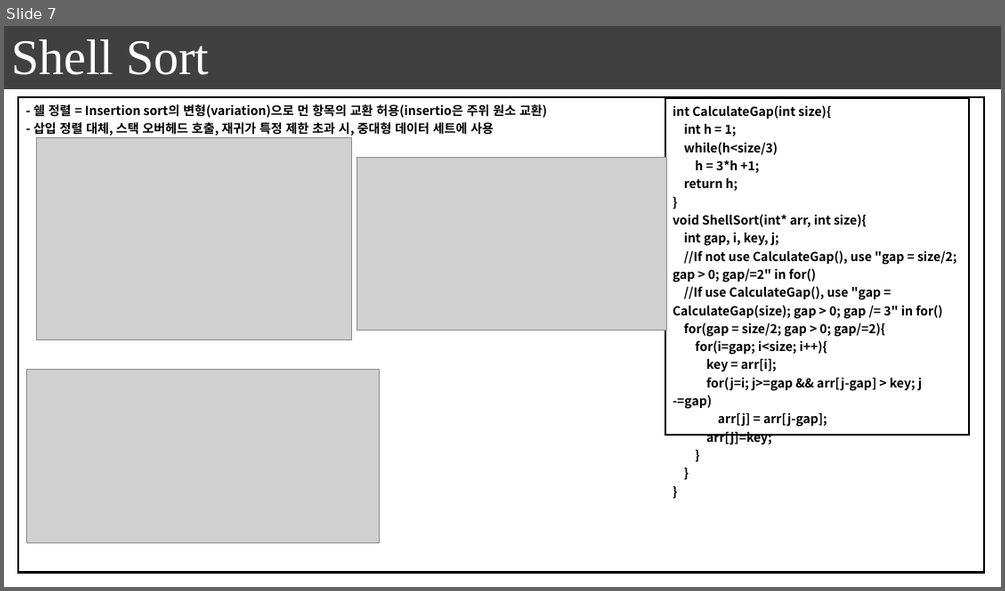
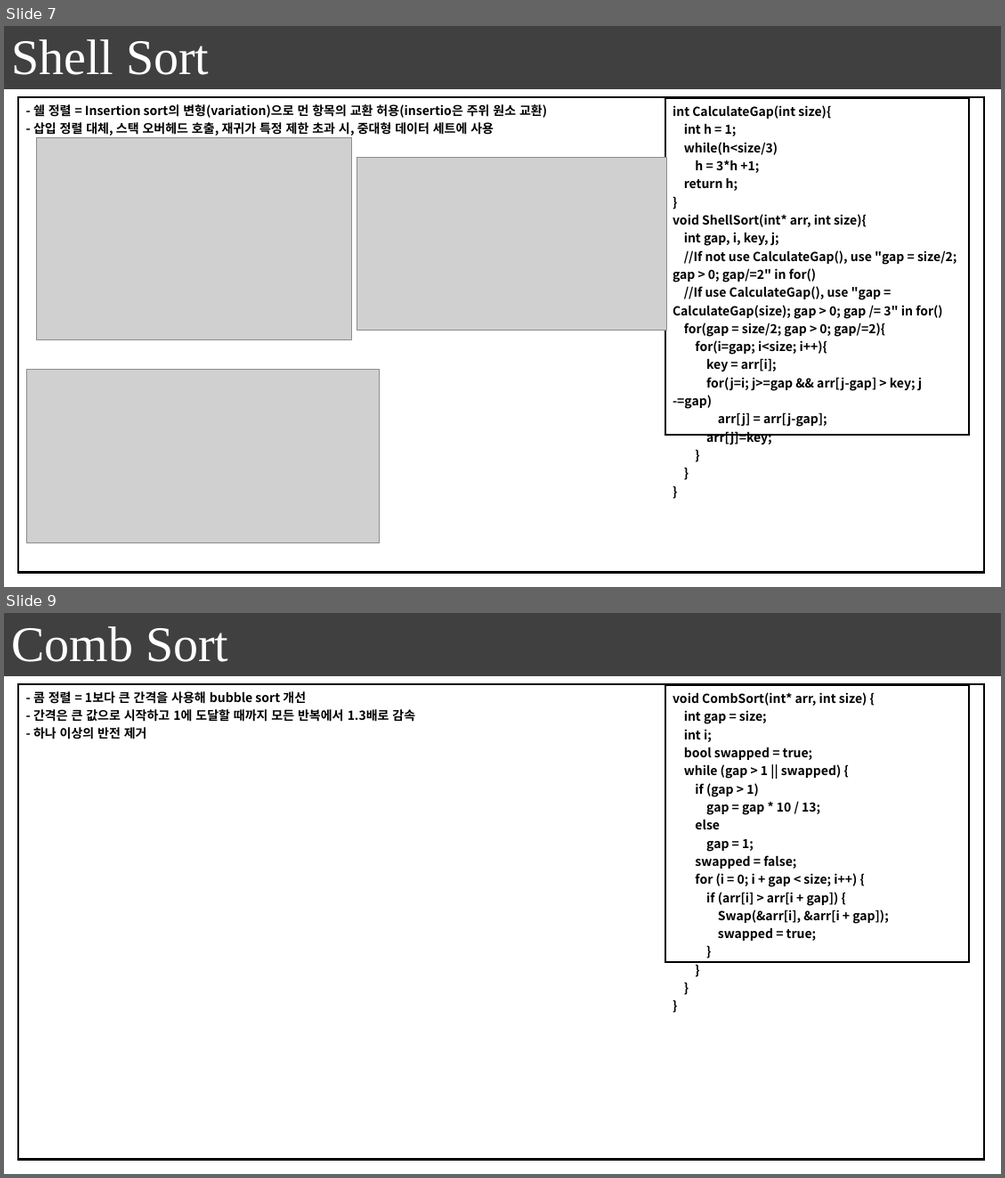
Before and after one commit to seonghokim/Study, a slide deck: Algorithm in c.pptx. Shown one above the other, each under a label of ours: slide 7 before the commit, slides 7 and 9 after it; the slides between them are not shown. The pictures are 1005x591 and 1005x1178 pixels, drawn with LibreOffice and Linux fonts; fonts in the diff are those of the drawing; grey boxes stand for pictures. Boxes give left, top, right and bottom in pixels: in the first picture for what was removed or moved away, otherwise in the second. Text is boxed around its words. In the diff, an @@ line names an element or a change of style, - is before the commit and + after.

```diff
--- a/Algorithm in c.pptx
+++ b/Algorithm in c.pptx
@@ slide 9 added at box(4, 613, 1001, 1174), background #FFFFFF; not listed: 1 template element that a slide beside it also shows @@
@@ text added at box(11, 626, 228, 662), 48 pt, text #FFFFFF @@
+Comb Sort
@@ table added at box(18, 684, 985, 1159), 1 rows, 1 columns @@
+- 콤 정렬 = 1보다 큰 간격을 사용해 bubble sort 개선 / - 간격은 큰 값으로 시작하고 1에 도달할 때까지 모든 반복에서 1.3배로 감속 / - 하나 이상의 반전 제거
@@ table added at box(665, 686, 969, 962), 1 rows, 1 columns @@
+void CombSort(int* arr, int size) { / int gap = size; / int i; / bool swapped = true; / while (gap > 1 || swapped) { / if (gap > 1) / gap = gap * 10 / 13; / else / gap = 1; / swapped = false; / for (i = 0; i + gap < size; i++) { / if (arr[i] > arr[i + gap]) { / Swap(&arr[i], &arr[i + gap]); / swapped = true; / } / } / } / }
```
Also in this commit, not shown: 2 slides changed, 9 other slides added, 2 other files.
